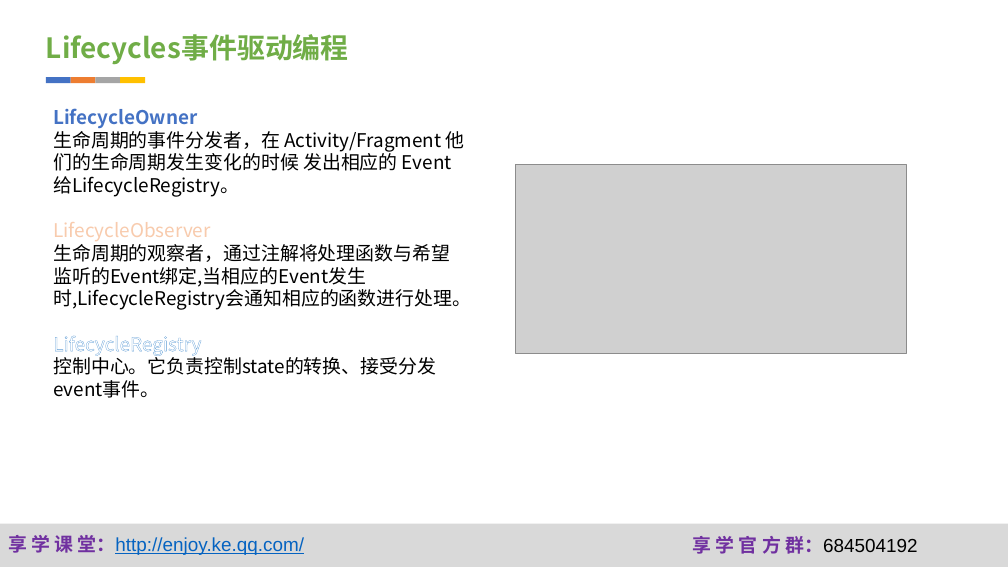
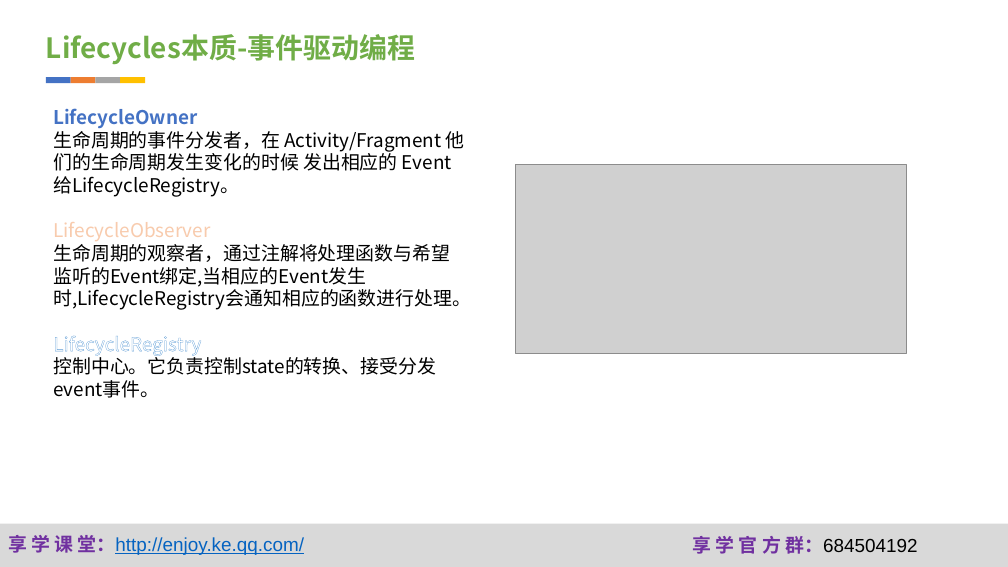
Before and after one commit to fanzhangvip/xiangxue, a slide deck: slide 25 of pre/Android Fragment爬坑记.pptx. Drawn at 1008x567 pixels with LibreOffice and Linux fonts; fonts in the diff are those of the drawing; grey boxes stand for pictures; background and template pictures are left out. Boxes give left, top, right and bottom in pixels: in the first picture for what was removed or moved away, otherwise in the second. Text is boxed around its words. In the diff, an @@ line names an element or a change of style, - is before the commit and + after.

```diff
--- a/pre/Android Fragment爬坑记.pptx
+++ b/pre/Android Fragment爬坑记.pptx
@@ text at (46,34,415,65): text changed @@
-Lifecycles事件驱动编程
+Lifecycles本质-事件驱动编程
```
Also in this commit, not shown: 4 other files.
